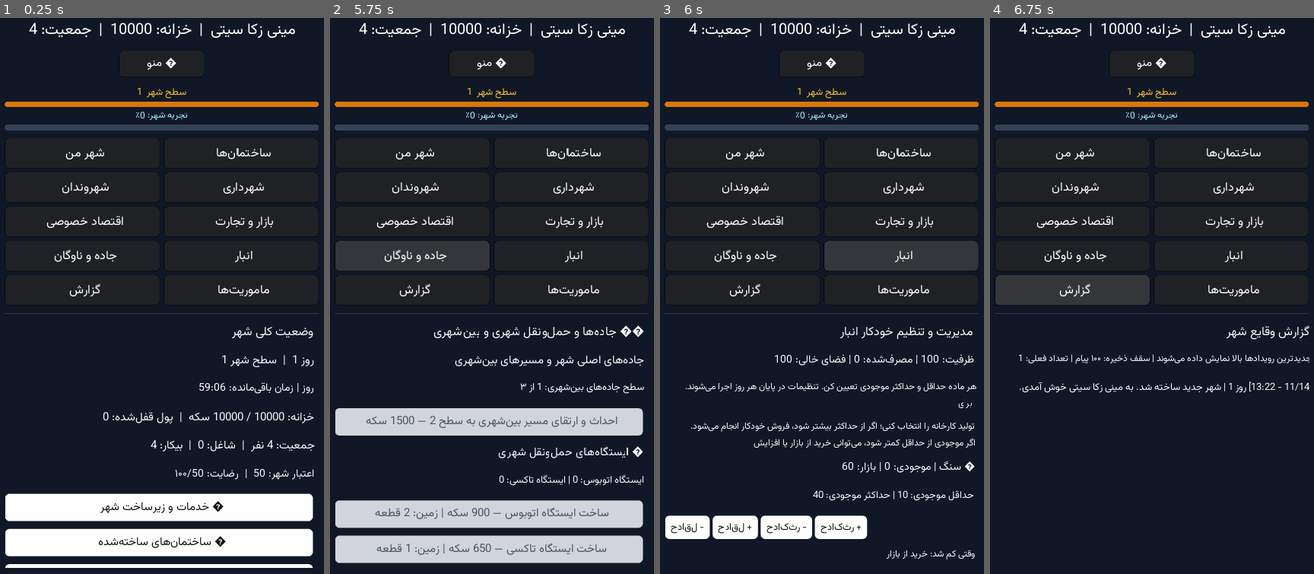
Above: before the commit, frames 1-4 (left to right).
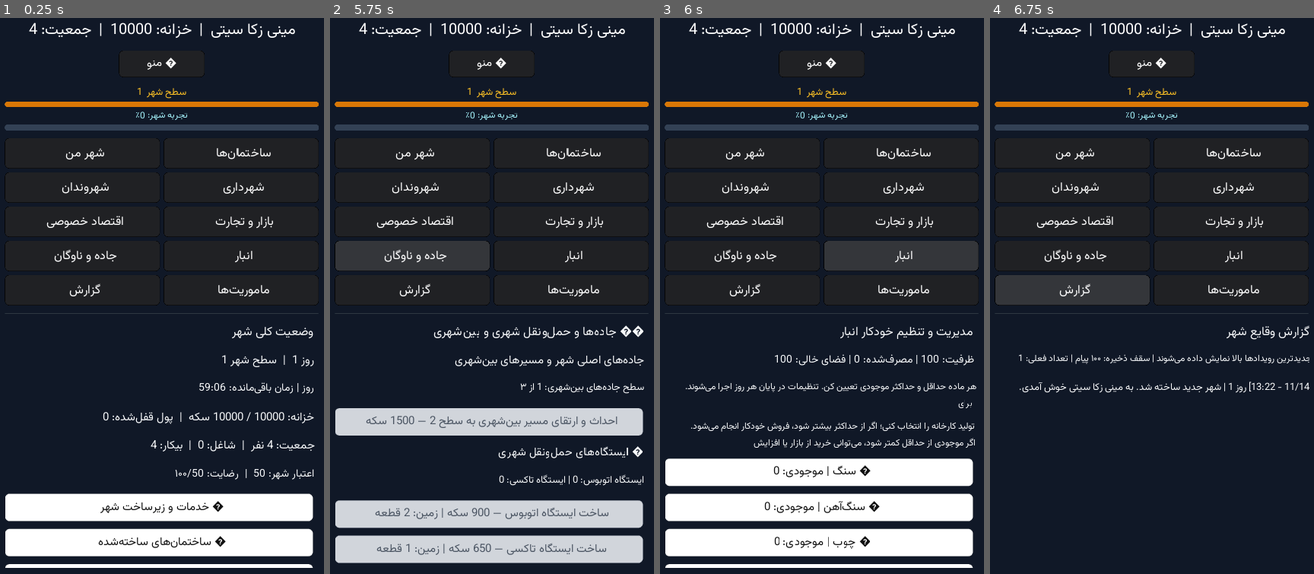
Above: after the commit, the same moments.

Repository: zekainstabot/mini-zeka-city
Game: Godot game, scene res://Main.tscn
Two runs of this game, one before a commit and one after it. Both use one fixed random seed, a clock stepped at 60 frames per second and the inputs below.
Inputs:
- Up to frame 1 (0.25 s): no input
- Up to frame 2 (5.75 s): click "ﻦﻣ ﺮﻬﺷ" at 0.5 s; click "ﺎﻫ‌ﻥﺎﻤﺘﺧﺎﺳ" at 1.25 s; click "ﻥﺍﺪﻧﻭﺮﻬﺷ" at 2 s; click "ﯼﺭﺍﺩﺮﻬﺷ" at 2.75 s; click "ﯽﺻﻮﺼﺧ ﺩﺎﺼﺘﻗﺍ" at 3.5 s; click "ﺕﺭﺎﺠﺗ ﻭ ﺭﺍﺯﺎﺑ" at 4.25 s; click "ﻥﺎﮔﻭﺎﻧ ﻭ ﻩﺩﺎﺟ" at 5 s
- Up to frame 3 (6 s): click "ﺭﺎﺒﻧﺍ" at 5.75 s
- Up to frame 4 (6.75 s): click "ﺵﺭﺍﺰﮔ" at 6.5 s

Frames 1-2 are identical in both runs. In frame 3, 14% of the frame differs, in the area x 1-98%, y 79-99%; in frame 4, nothing differs.

Commit message:
Make storage resource settings collapsible

Diff:
--- a/scripts/Main.gd
+++ b/scripts/Main.gd
@@ -35,6 +35,7 @@
 var restart_confirm_panel = null
 var municipality_section_expanded = {"land":false,"tax":false,"requests":false,"properties":false,"projects":false}
 var commerce_section_expanded = {"domestic":false,"export":false,"import":false,"shipments":false,"contracts":false}
+var storage_section_expanded = {}
 var active_section_container = null
 
 func _input(event):
@@ -947,43 +948,62 @@
 			_add_label("برای هر ماده حداقل و حداکثر موجودی تعیین کن. تنظیمات در پایان هر روز اجرا می‌شوند.",15)
 			_add_label("اگر موجودی از حداقل کمتر شود، می‌توانی خرید از بازار یا افزایش تولید کارخانه را انتخاب کنی؛ اگر از حداکثر بیشتر شود، فروش خودکار انجام می‌شود.",15)
 			for id in game.get_resource_definitions().keys():
+				var resource_name = str(game.get_resource_definitions()[id].name)
 				var rule = game.get_storage_rule(id)
-				_add_label("📦 "+str(game.get_resource_definitions()[id].name)+" | موجودی: %d | بازار: %d" % [int(s.resources.get(id,0)),int(s.market_stock.get(id,0))],18)
+				var current_amount = int(s.resources.get(id,0))
+				var market_amount = int(s.market_stock.get(id,0))
+				var is_expanded = bool(storage_section_expanded.get(str(id), false))
+				var section_button = _add_button(("▼ " if is_expanded else "▶ ") + resource_name + " | موجودی: %d" % current_amount,self,"toggle_storage_section",[str(id)])
+				_style_button(section_button,false)
+				if not is_expanded:
+					continue
+				var section_body = VBoxContainer.new()
+				section_body.add_constant_override("separation",5)
+				section_body.size_flags_horizontal = Control.SIZE_EXPAND_FILL
+				content.add_child(section_body)
+				active_section_container = section_body
+				_add_label("موجودی انبار: %d | موجودی بازار: %d" % [current_amount,market_amount],16)
 				_add_label("حداقل موجودی: %d | حداکثر موجودی: %d" % [int(rule.get("minimum",10)),int(rule.get("maximum",40))],16)
 				var controls = HBoxContainer.new()
 				controls.add_constant_override("separation",6)
+				controls.size_flags_horizontal = Control.SIZE_EXPAND_FILL
 				content.add_child(controls)
 				var low_down = Button.new()
-				low_down.text = "حداقل −"
+				low_down.text = PersianText.reshaper("حداقل −")
 				_style_button(low_down,false)
 				_apply_font(low_down,16)
+				low_down.size_flags_horizontal = Control.SIZE_EXPAND_FILL
 				low_down.connect("pressed",self,"adjust_storage_rule",[id,"minimum",-5])
 				controls.add_child(low_down)
 				var low_up = Button.new()
-				low_up.text = "حداقل +"
+				low_up.text = PersianText.reshaper("حداقل +")
 				_style_button(low_up,false)
 				_apply_font(low_up,16)
+				low_up.size_flags_horizontal = Control.SIZE_EXPAND_FILL
 				low_up.connect("pressed",self,"adjust_storage_rule",[id,"minimum",5])
 				controls.add_child(low_up)
 				var high_down = Button.new()
-				high_down.text = "حداکثر −"
+				high_down.text = PersianText.reshaper("حداکثر −")
 				_style_button(high_down,false)
 				_apply_font(high_down,16)
+				high_down.size_flags_horizontal = Control.SIZE_EXPAND_FILL
 				high_down.connect("pressed",self,"adjust_storage_rule",[id,"maximum",-5])
 				controls.add_child(high_down)
 				var high_up = Button.new()
-				high_up.text = "حداکثر +"
+				high_up.text = PersianText.reshaper("حداکثر +")
 				_style_button(high_up,false)
 				_apply_font(high_up,16)
+				high_up.size_flags_horizontal = Control.SIZE_EXPAND_FILL
 				high_up.connect("pressed",self,"adjust_storage_rule",[id,"maximum",5])
 				controls.add_child(high_up)
-				_add_label("وقتی کم شد: "+("خرید از بازار" if str(rule.get("low_action","market")) == "market" else "افزایش تولید کارخانه"),15)
+				_add_label("وقتی موجودی کم شد: "+("خرید از بازار" if str(rule.get("low_action","market")) == "market" else "افزایش تولید کارخانه"),15)
 				_add_button("تغییر روش تأمین",self,"toggle_storage_low_action",[id])
-				_add_label("وقتی زیاد شد: "+("فروش به بازار" if str(rule.get("high_action","market")) == "market" else "فروش از فروشگاه‌ها"),15)
+				_add_label("وقتی موجودی زیاد شد: "+("فروش به بازار" if str(rule.get("high_action","market")) == "market" else "فروش از فروشگاه‌ها"),15)
 				_add_button("تغییر روش فروش",self,"toggle_storage_high_action",[id])
 				_add_button("اجرای تنظیمات همین ماده",self,"run_storage_rule",[id])
-			_add_label(" ",8)
+				active_section_container = null
 			_add_label("ذخیره درختان جنگل: %d / ۱۰۰" % game.get_forest_tree_count())
+
 		"report":
 			_add_label("گزارش وقایع شهر", 22)
 			var events = s.get("report_events", [])
@@ -1409,6 +1429,11 @@
 	_show_message(result.message)
 
 
+func toggle_storage_section(resource_id):
+	var key = str(resource_id)
+	storage_section_expanded[key] = not bool(storage_section_expanded.get(key, false))
+	show_page("storage")
+
 func adjust_storage_rule(resource_id, field, delta):
 	var rule = game.get_storage_rule(str(resource_id))
 	var value = max(0, int(rule.get(str(field), 0)) + int(delta))
